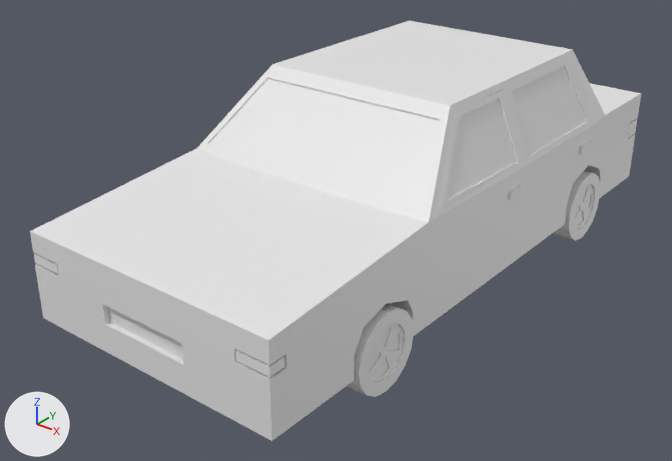
An edit to the Blender file production/assets/models/car/car_rig.blend, drawn before and after from the same camera.
One viewpoint serves both versions: a 50 mm lens placed at (6.1, -8.79, 5.55), pointed at (-0.25, -0.85, 0.63). Lighting does not change. The marker at lower left points along +X, +Y and +Z.

In view in the first picture: 'car', 'door_BL', 'door_FL', 'wheel_BL', 'wheel_FL'.
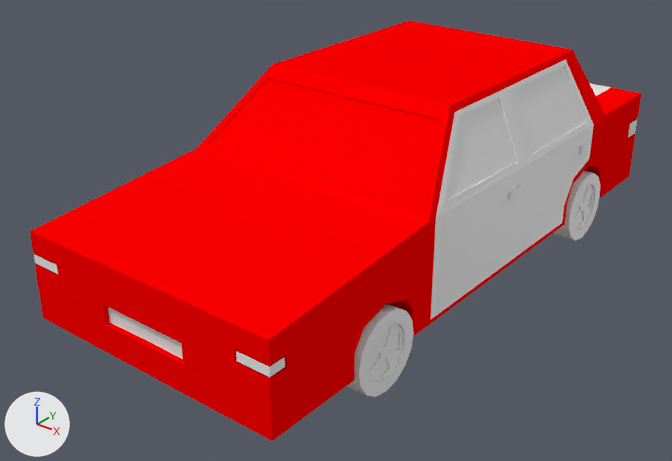
Commit message: material changes

Boxes (x1, y1, x2, y2) around the edits, measured in the pictures (672 x 461 px):
part 1 of me_cube, recoloured (white to red)
    both: (30, 21, 641, 441)

The change in detail:
Material 'license_plates' (mat_license_plates) is new.
Its base color is (0.8, 0.8, 0.8) (white #e7e7e7).
Material 'lights' (mat_lights) is new.
Its base color is (0.8, 0.8, 0.8) (white #e7e7e7).
Material 'body' (mat_body) is new.
Its base color is (1.0, 0.0, 0.0) (red #ff0000).
me_cube has 876 vertices, 874 faces, 1 loose edge and spans x -1.63..1.63, y -4.28..3.35, z -0.4..1.7.
me_cube is used by ob_car; location (0.0, 0.2, 0.8).
me_cube part 1: 862 of the faces centred in x -1.63..1.63, y -4.28..3.35, z -0.4..1.7 switch from no material to mat_body (red #ff0000).
me_cube now uses material mat_license_plates (white #e7e7e7).
me_cube now uses material mat_lights (white #e7e7e7).
